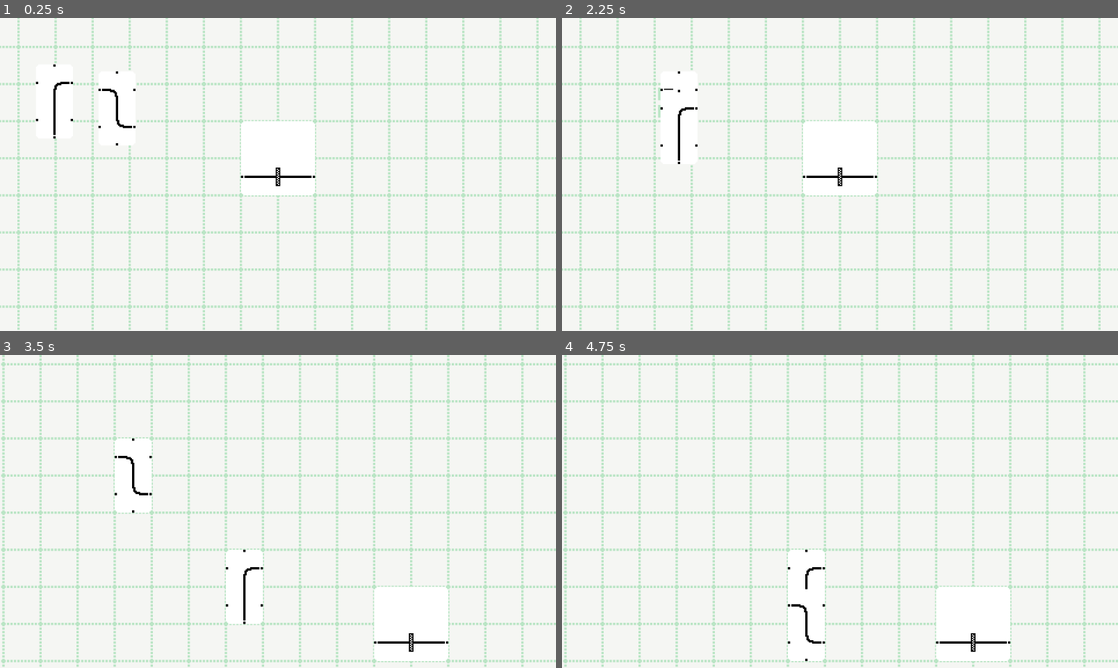
Above: before the commit, frames 1-4 (two rows, left to right).
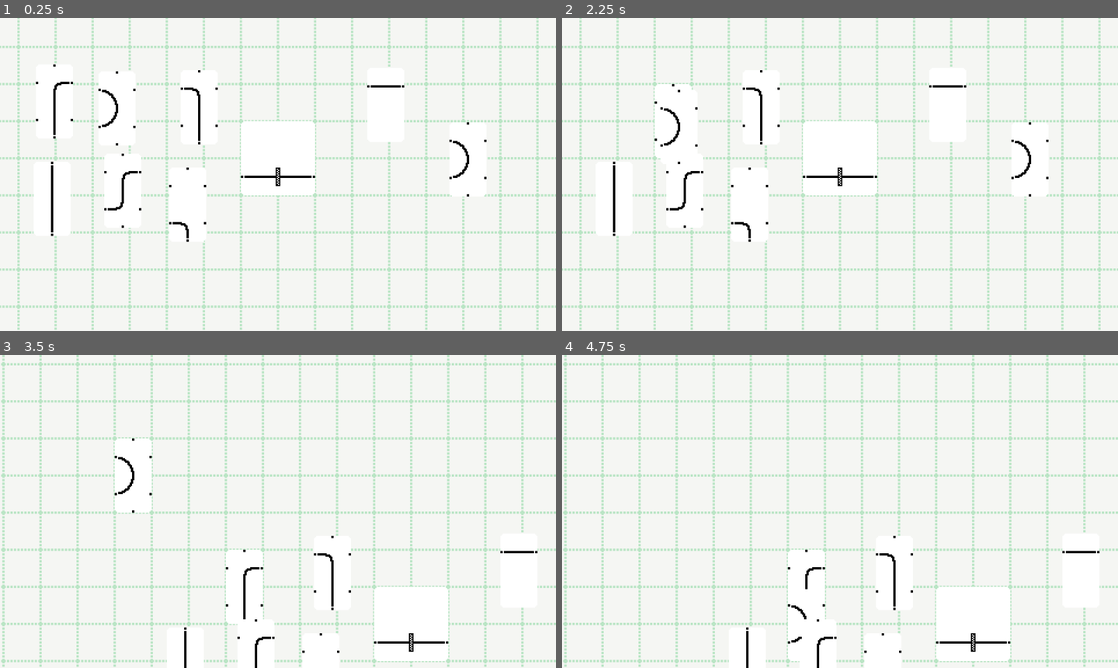
Above: after the commit, the same moments.

Repository: btoosey/Godot-Wild-Jam-77
Game: Godot game, scene res://scenes/main/main.tscn
The game is run twice, just before and just after one commit, with the same random seed, the same clock (stepped at 60 frames per second) and the same inputs.
Inputs (mouse positions are in pixels of both pictures, inside the frame that each line leads up to):
- Up to frame 1 (0.25 s): no input
- Up to frame 2 (2.25 s): tap Enter at 0.5 s; drag from (617, 102) to (895, 105) at 0.52 s; drag from (895, 121) to (678, 108) at 1.27 s; press the mouse at (678, 108) at 2.03 s
- Up to frame 3 (3.5 s): release the mouse at (116, 445) at 2.75 s; tap Space (camera_drag) at 2.75 s; drag from (250, 574) to (116, 445) at 2.77 s
- Up to frame 4 (4.75 s): drag from (695, 477) to (806, 586) at 3.52 s; drag from (673, 464) to (756, 433) at 4.27 s

The runs differ from the first frame. In frame 1, 1.7% of the frame differs, in the area x 6-88%, y 16-72%; in frame 2, 1.8%; in frame 3, 1.1%; in frame 4, 1.0%.

Commit message:
ADD: placing cards in a circuit

Diff:
--- /dev/null
+++ b/scenes/circuit/circuit_manager.gd
@@ -0,0 +1,99 @@
+class_name CircuitManager
+extends Node2D
+
+@export var track_card_mover: TrackCardMover
+
+@onready var start_finish_card: StartFinishCard = $StartFinishCard
+
+var circuit_cards:= []
+var complete: bool
+
+
+func _ready() -> void:
+	track_card_mover.track_card_final_position_dropped.connect(_on_track_card_final_position_dropped)
+	circuit_cards.append(start_finish_card)
+
+
+func remove_from_circuit(card: TrackCard) -> void:
+	if !circuit_cards.has(card):
+		return
+
+	if is_circuit_complete():
+		if circuit_cards.find(card) < circuit_cards.find(start_finish_card):
+			var cards = get_front_cards(card)
+			for c in cards:
+				circuit_cards.erase(c)
+			circuit_cards.append_array(cards)
+
+		elif circuit_cards.find(card) > circuit_cards.find(start_finish_card):
+			var cards = get_back_cards(card)
+			for c in range(cards.size(),0,-1):
+				circuit_cards.erase(cards[c - 1])
+				circuit_cards.push_front(cards[c - 1])
+
+		circuit_cards.erase(card)
+
+	else:
+		if circuit_cards.find(card) < circuit_cards.find(start_finish_card):
+			var cards = get_front_cards(card)
+			for c in cards:
+				circuit_cards.erase(c)
+		elif circuit_cards.find(card) > circuit_cards.find(start_finish_card):
+			var cards = get_back_cards(card)
+			for c in range(cards.size(),0,-1):
+				circuit_cards.erase(cards[c - 1])
+		circuit_cards.erase(card)
+
+
+func get_front_cards(card: TrackCard) -> Array:
+	var cards = []
+	for c in circuit_cards:
+		if circuit_cards.find(c) < circuit_cards.find(card):
+			cards.append(c)
+	return cards
+
+
+func get_back_cards(card: TrackCard) -> Array:
+	var cards = []
+	for c in circuit_cards:
+		if circuit_cards.find(c) > circuit_cards.find(card):
+			cards.append(c)
+
+	return cards
+
+
+func add_to_circuit_front(card: TrackCard) -> void:
+	circuit_cards.push_front(card)
+
+
+func add_to_circuit_back(card: TrackCard) -> void:
+	circuit_cards.append(card)
+
+
+func is_circuit_complete() -> bool:
+	if circuit_cards.size() < 4:
+		return false
+	return check_for_matching_links(circuit_cards[0], circuit_cards[-1])
+
+
+func check_and_add_to_circuit(card: TrackCard) -> void:
+	if circuit_cards.size() == 1:
+		if card.circuit_link_1.global_position == start_finish_card.circuit_link_1.global_position or card.circuit_link_2.global_position == start_finish_card.circuit_link_1.global_position:
+			add_to_circuit_front(card)
+		elif card.circuit_link_1.global_position == start_finish_card.circuit_link_2.global_position or card.circuit_link_2.global_position == start_finish_card.circuit_link_2.global_position:
+			add_to_circuit_back(card)
+	else:
+		if check_for_matching_links(card, circuit_cards[-1]):
+			add_to_circuit_back(card)
+		elif check_for_matching_links(card, circuit_cards[0]):
+			add_to_circuit_front(card)
+
+
+func check_for_matching_links(card_1, card_2) -> bool:
+	if card_1.circuit_link_1.global_position == card_2.circuit_link_1.global_position or card_1.circuit_link_1.global_position == card_2.circuit_link_2.global_position or card_1.circuit_link_2.global_position == card_2.circuit_link_1.global_position or card_1.circuit_link_2.global_position == card_2.circuit_link_2.global_position:
+		return true
+	return false
+
+
+func _on_track_card_final_position_dropped(track_card: TrackCard) -> void:
+	check_and_add_to_circuit(track_card)
--- a/scenes/circuit/start_finish_card.gd
+++ b/scenes/circuit/start_finish_card.gd
@@ -1,5 +1,5 @@
 class_name StartFinishCard
 extends Node2D
 
-@onready var link_point: Marker2D = $LinkPoint
-@onready var link_point_2: Marker2D = $LinkPoint2
+@onready var circuit_link_1: Marker2D = $CircuitLink1
+@onready var circuit_link_2: Marker2D = $CircuitLink2
--- a/scenes/main/main.tscn
+++ b/scenes/main/main.tscn
@@ -10,8 +10,15 @@
 [ext_resource type="Script" path="res://scripts/components/tile_highlighter.gd" id="6_opi45"]
 [ext_resource type="Resource" uid="uid://gpiwcdg8mi2u" path="res://data/track_cards/track_card_07.tres" id="8_2y0o6"]
 [ext_resource type="Script" path="res://scripts/components/track_card_mover.gd" id="9_00qry"]
+[ext_resource type="Resource" uid="uid://ghle5ep5guto" path="res://data/track_cards/track_card_06.tres" id="9_xp20h"]
 [ext_resource type="PackedScene" uid="uid://bnmr3eyhrgx1n" path="res://scenes/track_cards/start_finish_card.tscn" id="10_74af6"]
+[ext_resource type="Resource" uid="uid://bvt6l1ix6btm2" path="res://data/track_cards/track_card_08.tres" id="10_k2q4k"]
 [ext_resource type="Script" path="res://scenes/circuit/start_finish_card.gd" id="11_0v8u6"]
+[ext_resource type="Script" path="res://scenes/circuit/circuit_manager.gd" id="11_2agpc"]
+[ext_resource type="Resource" uid="uid://bsuwvpntwxsih" path="res://data/track_cards/track_card_04.tres" id="11_ogwf2"]
+[ext_resource type="Resource" uid="uid://cle840njjjoch" path="res://data/track_cards/track_card_01.tres" id="12_qfttw"]
+[ext_resource type="Resource" uid="uid://5qwj0mingj02" path="res://data/track_cards/track_card_02.tres" id="13_aap70"]
+[ext_resource type="Resource" uid="uid://dw3esgn25p234" path="res://data/track_cards/track_card_03.tres" id="14_whyj4"]
 
 [sub_resource type="TileSetAtlasSource" id="TileSetAtlasSource_t5suh"]
 texture = ExtResource("1_kwwue")
@@ -61,6 +68,31 @@
 
 [node name="TrackCard2" parent="BackgroundTiles" instance=ExtResource("4_2t2bp")]
 position = Vector2(341, 197)
+stats = ExtResource("14_whyj4")
+
+[node name="TrackCard3" parent="BackgroundTiles" instance=ExtResource("4_2t2bp")]
+position = Vector2(412, 196)
+stats = ExtResource("9_xp20h")
+
+[node name="TrackCard4" parent="BackgroundTiles" instance=ExtResource("4_2t2bp")]
+position = Vector2(346, 268)
+stats = ExtResource("10_k2q4k")
+
+[node name="TrackCard5" parent="BackgroundTiles" instance=ExtResource("4_2t2bp")]
+position = Vector2(402, 280)
+stats = ExtResource("11_ogwf2")
+
+[node name="TrackCard6" parent="BackgroundTiles" instance=ExtResource("4_2t2bp")]
+position = Vector2(285, 275)
+stats = ExtResource("12_qfttw")
+
+[node name="TrackCard7" parent="BackgroundTiles" instance=ExtResource("4_2t2bp")]
+position = Vector2(573, 194)
+stats = ExtResource("13_aap70")
+
+[node name="TrackCard8" parent="BackgroundTiles" instance=ExtResource("4_2t2bp")]
+position = Vector2(644, 241)
+stats = ExtResource("14_whyj4")
 
 [node name="Camera2D" type="Camera2D" parent="."]
 position = Vector2(480, 270)
@@ -79,7 +111,9 @@
 play_areas = [NodePath("../BackgroundTiles")]
 start_finish_tiles = Array[Vector2i]([Vector2i(14, 7), Vector2i(14, 8), Vector2i(15, 7), Vector2i(15, 8)])
 
-[node name="CircuitManager" type="Node2D" parent="."]
+[node name="CircuitManager" type="Node2D" parent="." node_paths=PackedStringArray("track_card_mover")]
+script = ExtResource("11_2agpc")
+track_card_mover = NodePath("../TrackCardMover")
 
 [node name="StartFinishCard" parent="CircuitManager" instance=ExtResource("10_74af6")]
 position = Vector2(480, 256)
--- a/scenes/track_cards/start_finish_card.tscn
+++ b/scenes/track_cards/start_finish_card.tscn
@@ -7,8 +7,8 @@
 [node name="Sprite2D" type="Sprite2D" parent="."]
 texture = ExtResource("1_ehe64")
 
-[node name="LinkPoint" type="Marker2D" parent="."]
+[node name="CircuitLink1" type="Marker2D" parent="."]
 position = Vector2(-32, 16)
 
-[node name="LinkPoint2" type="Marker2D" parent="."]
+[node name="CircuitLink2" type="Marker2D" parent="."]
 position = Vector2(32, 16)
--- a/scenes/track_cards/track_card.gd
+++ b/scenes/track_cards/track_card.gd
@@ -8,6 +8,7 @@
 @onready var drag_and_drop: DragAndDrop = $DragAndDrop
 @onready var circuit_link_1: Marker2D = $CircuitLinks/CircuitLink1
 @onready var circuit_link_2: Marker2D = $CircuitLinks/CircuitLink2
+@onready var circuit_manager: CircuitManager = $"../../CircuitManager"
 
 var dragging := false
 var card_orientation := 0
@@ -50,6 +51,7 @@
 
 func _on_drag_and_drop_drag_started() -> void:
 	dragging = true
+	circuit_manager.remove_from_circuit(self)
 
 
 func _on_drag_and_drop_dropped(_starting_position: Vector2) -> void:
--- a/scenes/track_cards/track_card.tscn
+++ b/scenes/track_cards/track_card.tscn
@@ -36,8 +36,10 @@
 [node name="CircuitLinks" type="Node2D" parent="."]
 
 [node name="CircuitLink1" type="Marker2D" parent="CircuitLinks"]
+position = Vector2(-16, 0)
 
 [node name="CircuitLink2" type="Marker2D" parent="CircuitLinks"]
+position = Vector2(16, 32)
 
 [connection signal="drag_started" from="DragAndDrop" to="." method="_on_drag_and_drop_drag_started"]
 [connection signal="dropped" from="DragAndDrop" to="." method="_on_drag_and_drop_dropped"]
--- a/scripts/components/track_card_mover.gd
+++ b/scripts/components/track_card_mover.gd
@@ -1,5 +1,7 @@
 class_name TrackCardMover
 extends Node
+
+signal track_card_final_position_dropped(track_card)
 
 @export var play_areas: Array[PlayArea]
 @export var start_finish_tiles: Array[Vector2i]
@@ -85,3 +87,5 @@
 		return
 	else:
 		_move_track_card(track_card, new_area, new_tile)
+
+	track_card_final_position_dropped.emit(track_card)
Not shown: 1 places in scenes/main/main.tscn that only renumber resources
